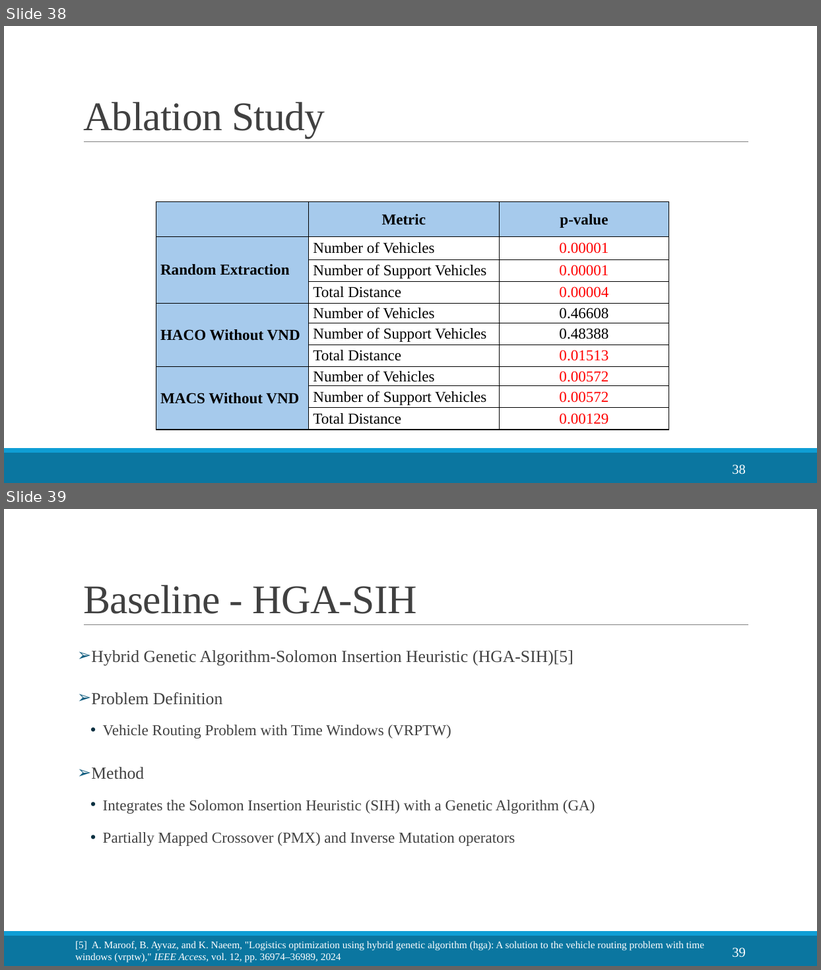
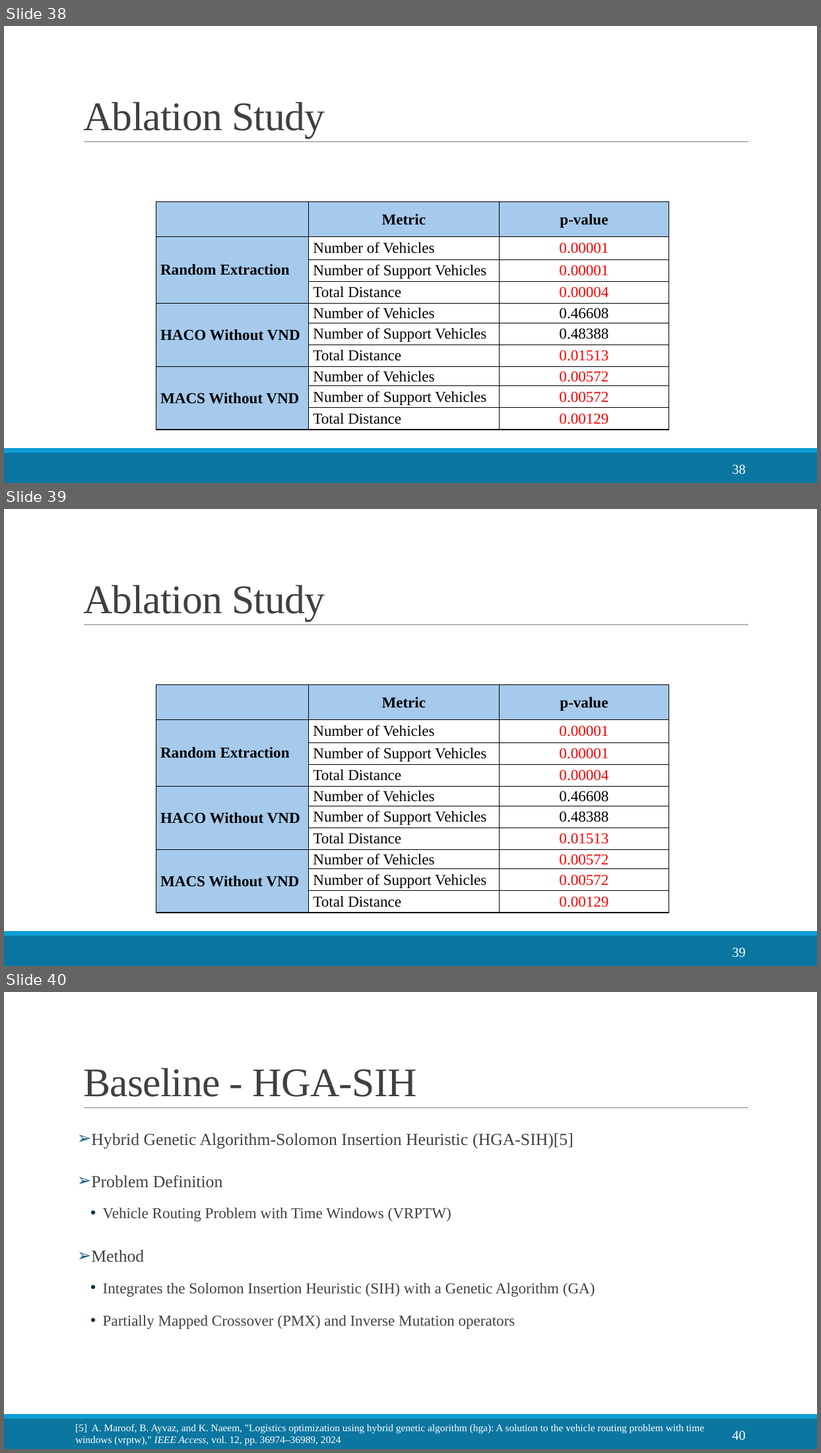
Before and after one commit to LloydGain/114_NTUT_Thesis, a slide deck: docs/thesis/114_楊宏傑_口試簡報.pptx. Shown one above the other, each under a label of ours: slides 38 and 39 before the commit, slides 38, 39 and 40 after it. The pictures are 821x970 and 821x1453 pixels, drawn with LibreOffice and Linux fonts; fonts in the diff are those of the drawing; grey boxes stand for pictures. Boxes give left, top, right and bottom in pixels: in the first picture for what was removed or moved away, otherwise in the second. Text is boxed around its words. In the diff, an @@ line names an element or a change of style, - is before the commit and + after.

```diff
--- a/docs/thesis/114_楊宏傑_口試簡報.pptx
+++ b/docs/thesis/114_楊宏傑_口試簡報.pptx
@@ slide 39 added at (4, 509, 817, 966), background #FFFFFF; not listed: 3 template elements that a slide beside it also shows @@
@@ title added at (83, 585, 325, 621), 48 pt, text #404040 @@
+Ablation Study
@@ table added at (156, 685, 669, 914), 10 rows, 3 columns @@
+ | Metric | p-value
+Random Extraction | Number of Vehicles | 0.00001
+ | Number of Support Vehicles | 0.00001
+ | Total Distance | 0.00004
+HACO Without VND | Number of Vehicles | 0.46608
+ | Number of Support Vehicles | 0.48388
+ | Total Distance | 0.01513
+MACS Without VND | Number of Vehicles | 0.00572
+ | Number of Support Vehicles | 0.00572
+ | Total Distance | 0.00129
@@ page number added at (732, 948, 745, 958), 16 pt, text #FFFFFF @@
+39
@@ what was slide 39 is now slide 40 @@
@@ page number at (732, 1431, 745, 1441): text changed @@
-39
+40
```
Also in this commit, not shown: 2 slides changed, 2 other files.
